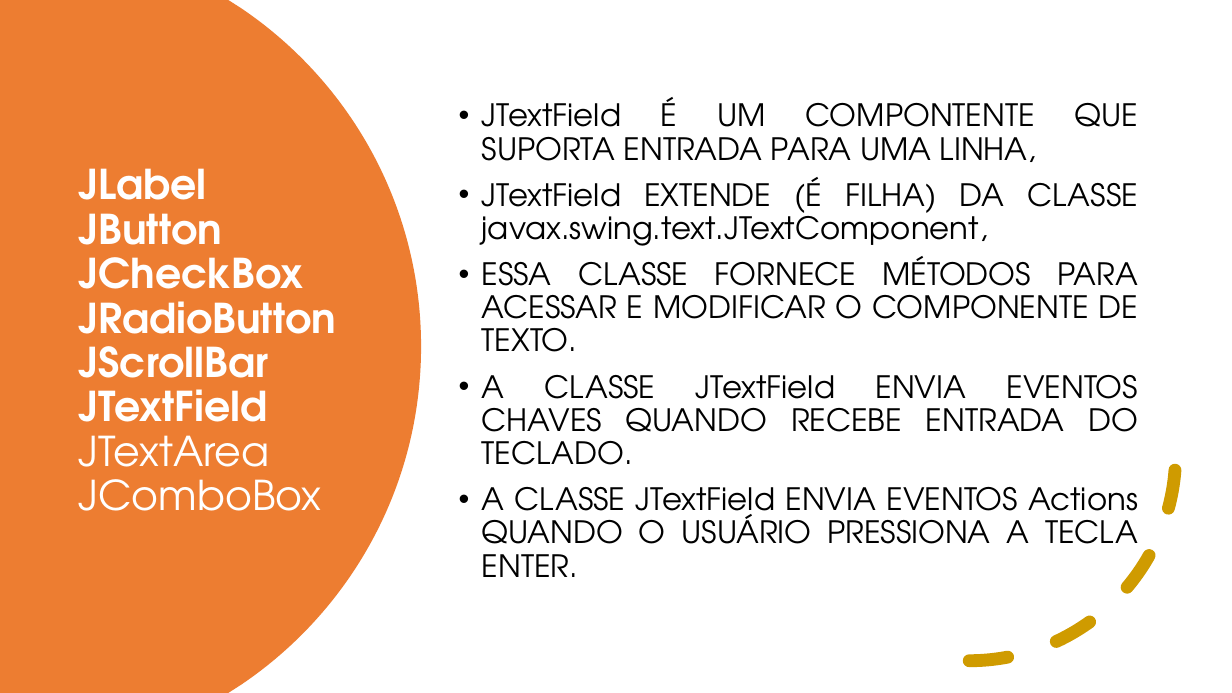
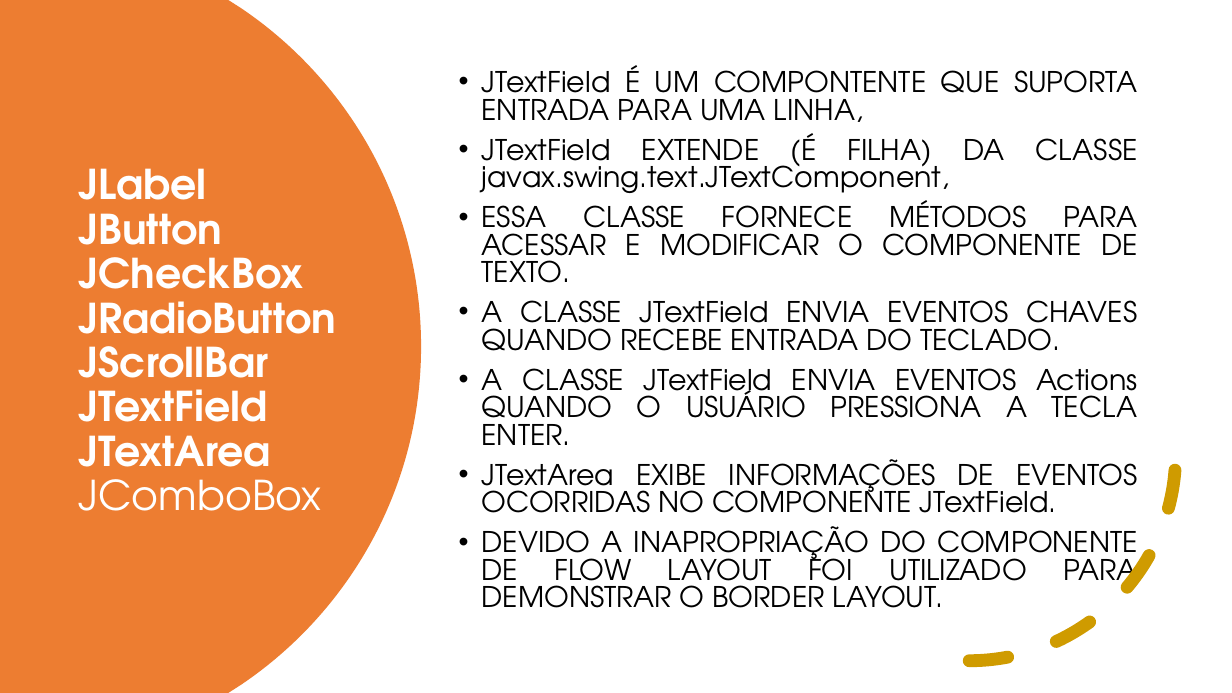
Before and after one commit to adilsonlopesoracle/ProgramacaoAvancada_Olinda, a slide deck: slide 54 of PROGRAMACAO_AVANCADA.pptx. Drawn at 1232x693 pixels with LibreOffice and Linux fonts; fonts in the diff are those of the drawing. Boxes give left, top, right and bottom in pixels: in the first picture for what was removed or moved away, otherwise in the second. Text is boxed around its words. In the diff, an @@ line names an element or a change of style, - is before the commit and + after.

```diff
--- a/PROGRAMACAO_AVANCADA.pptx
+++ b/PROGRAMACAO_AVANCADA.pptx
@@ text at (x1=482, y1=65, x2=1138, y2=445): size 24 to 22.2 pt in "JTextField É UM COMPONTENTE QUE SUPORTA ENTRADA ...", "JTextField EXTENDE (É FILHA) DA CLASSE javax.swing.text.JTex ...", "ESSA CLASSE FORNECE MÉTODOS PARA ACESSAR E ...", "A CLASSE JTextField ENVIA EVENTOS CHAVES QUANDO ..." and 1 more places; line spacing 0.9 to 0.8 @@
@@ title "JLabel JButton JCheckBox JRadioButton JScrollBar ..." at (x1=79, y1=168, x2=337, y2=511): bold on in "JTextArea" @@
@@ text at (x1=482, y1=459, x2=1138, y2=608): paragraphs added @@
+• JTextArea EXIBE INFORMAÇÕES DE EVENTOS OCORRIDAS NO COMPONENTE JTextField.
+• DEVIDO A INAPROPRIAÇÃO DO COMPONENTE DE FLOW LAYOUT FOI UTILIZADO PARA DEMONSTRAR O BORDER LAYOUT.
```
Also in this commit, not shown: 3 other slides changed, 42 slides added, 2 slides removed.
